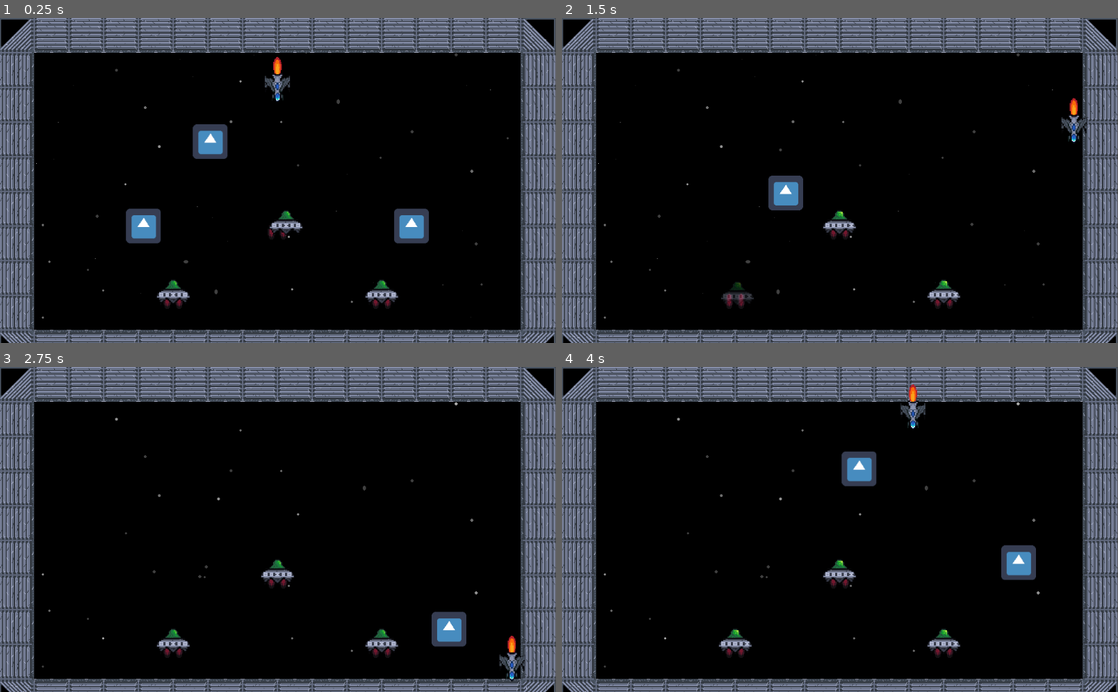
Above: before the commit, frames 1-4 (two rows, left to right).
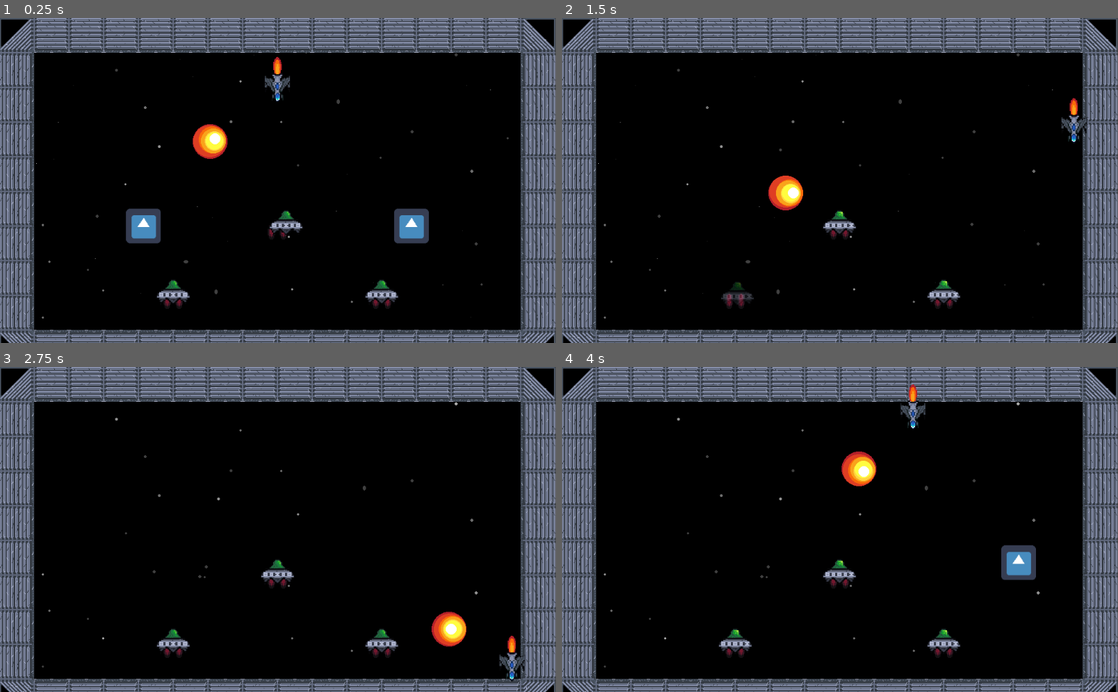
Above: after the commit, the same moments.

Repository: JoseTMonagas/ldjam48
Game: Godot game, scene res://src/main.tscn
Two runs of this game, one before a commit and one after it. Both use one fixed random seed, a clock stepped at 60 frames per second and the inputs below. The engine's default icon, where the game draws it, is replaced by a stand-in: a white triangle on a blue panel in a dark square.
Inputs:
- Up to frame 1 (0.25 s): no input
- Up to frame 2 (1.5 s): tap Enter (ui_accept) at 0.5, 0.77 s; hold Right (ui_right) 0.53-1.28 s; hold Down (ui_down) from 1.28 s (still down)
- Up to frame 3 (2.75 s): tap Enter (ui_accept) at 1.52 s; release Down (ui_down) at 2.03 s; hold Right (ui_right) from 2.03 s (still down)
- Up to frame 4 (4 s): release Right (ui_right) at 2.78 s; hold Up (ui_up) 2.78-3.53 s; tap Enter (ui_accept) at 3.02, 3.77 s; hold Left (ui_left) from 3.53 s (still down)

The runs differ from the first frame. In frame 1, 0.7% of the frame differs, in the area x 34-41%, y 32-44%; in frame 2, 0.7%; in frame 3, 0.7%; in frame 4, 0.7%, in the area x 50-57%, y 25-37%.

Commit message:
ADDed new ball texture & animation

Diff:
--- a/src/ball/ball.tscn
+++ b/src/ball/ball.tscn
@@ -1,9 +1,33 @@
-[gd_scene load_steps=4 format=2]
+[gd_scene load_steps=9 format=2]
 
-[ext_resource path="res://icon.png" type="Texture" id=1]
+[ext_resource path="res://assets/ball.png" type="Texture" id=1]
 [ext_resource path="res://src/ball/ball.gd" type="Script" id=2]
 
-[sub_resource type="CircleShape2D" id=1]
+[sub_resource type="AtlasTexture" id=1]
+atlas = ExtResource( 1 )
+region = Rect2( 0, 0, 64, 64 )
+
+[sub_resource type="AtlasTexture" id=2]
+atlas = ExtResource( 1 )
+region = Rect2( 64, 0, 64, 64 )
+
+[sub_resource type="AtlasTexture" id=3]
+atlas = ExtResource( 1 )
+region = Rect2( 128, 0, 64, 64 )
+
+[sub_resource type="AtlasTexture" id=4]
+atlas = ExtResource( 1 )
+region = Rect2( 192, 0, 64, 64 )
+
+[sub_resource type="SpriteFrames" id=5]
+animations = [ {
+"frames": [ SubResource( 1 ), SubResource( 2 ), SubResource( 3 ), SubResource( 4 ) ],
+"loop": true,
+"name": "default",
+"speed": 12.0
+} ]
+
+[sub_resource type="CircleShape2D" id=6]
 radius = 32.0
 
 [node name="Ball" type="KinematicBody2D"]
@@ -12,8 +36,9 @@
 script = ExtResource( 2 )
 acceleration = 500
 
-[node name="Sprite" type="Sprite" parent="."]
-texture = ExtResource( 1 )
+[node name="Sprite" type="AnimatedSprite" parent="."]
+frames = SubResource( 5 )
+playing = true
 
 [node name="CollisionShape2D" type="CollisionShape2D" parent="."]
-shape = SubResource( 1 )
+shape = SubResource( 6 )
Binary file added: assets/ball.png
Not shown, added: assets/ball.png.import
